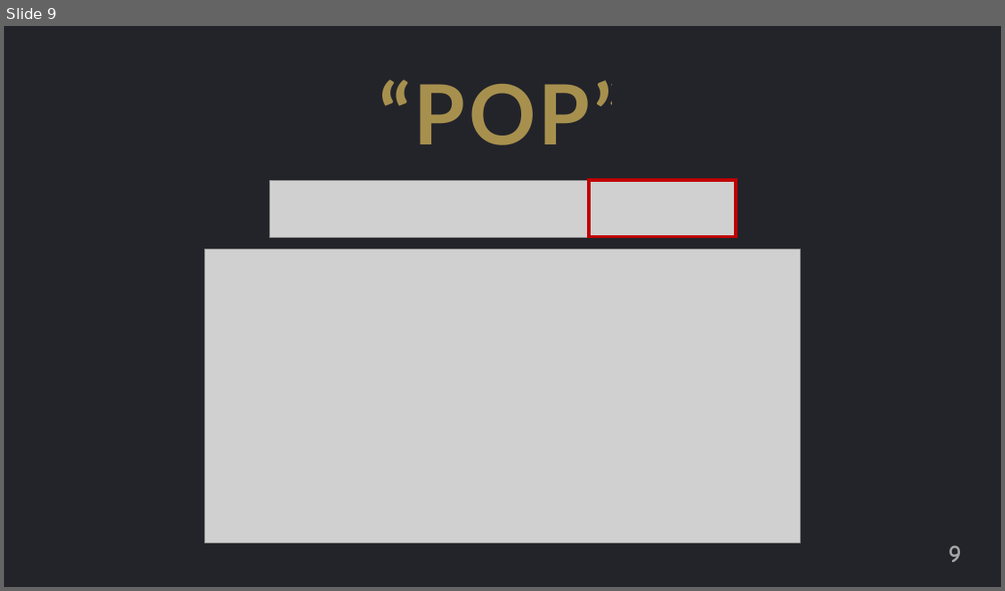
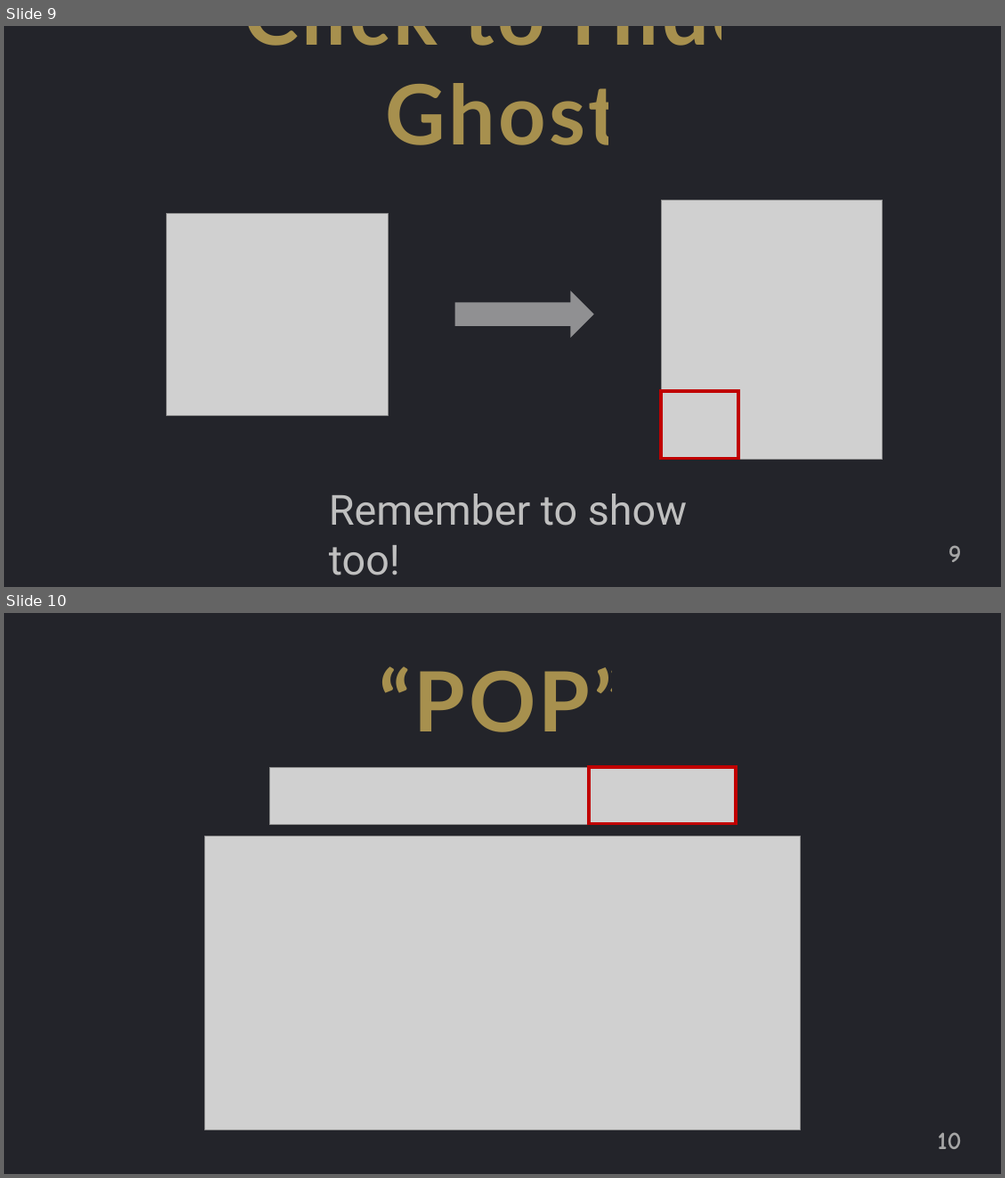
Before and after one commit to jguo108/My-Programming-Courses, a slide deck: Scratch for Newbies/Level1/Lesson 4 - Ghost Buster/Notes/Notes.pptx. Shown one above the other, each under a label of ours: slide 9 before the commit, slides 9 and 10 after it. The pictures are 1005x591 and 1005x1178 pixels, drawn with LibreOffice and Linux fonts; fonts in the diff are those of the drawing; grey boxes stand for pictures. Boxes give left, top, right and bottom in pixels: in the first picture for what was removed or moved away, otherwise in the second. Text is boxed around its words. In the diff, an @@ line names an element or a change of style, - is before the commit and + after.

```diff
--- a/Scratch for Newbies/Level1/Lesson 4 - Ghost Buster/Notes/Notes.pptx
+++ b/Scratch for Newbies/Level1/Lesson 4 - Ghost Buster/Notes/Notes.pptx
@@ slide 9 added at [4,26,1001,587], background #FFFFFF @@
@@ rectangle added at [4,26,1001,587], fill #23242A @@
@@ text added at [244,26,756,145], 80 pt, text #FFD966 at 60% opacity, bold @@
+Click to Hide Ghost
@@ picture added at [662,200,882,459] @@
@@ picture added at [166,213,388,415] @@
@@ right arrow added at [455,290,594,338], fill #BFBFBF at 70% opacity @@
@@ rectangle added at [662,391,739,459], outline #C00000 3 pt @@
@@ text added at [329,493,687,575], 40 pt, text #BFBFBF @@
+Remember to show too!
@@ page number added at [948,545,962,562], 24 pt, text #A6A6A6, bold @@
+9
@@ what was slide 9 is now slide 10 @@
@@ page number at [938,1132,962,1149]: text changed @@
-9
+10
```
Also in this commit, not shown: 9 other slides added, 7 other files.
